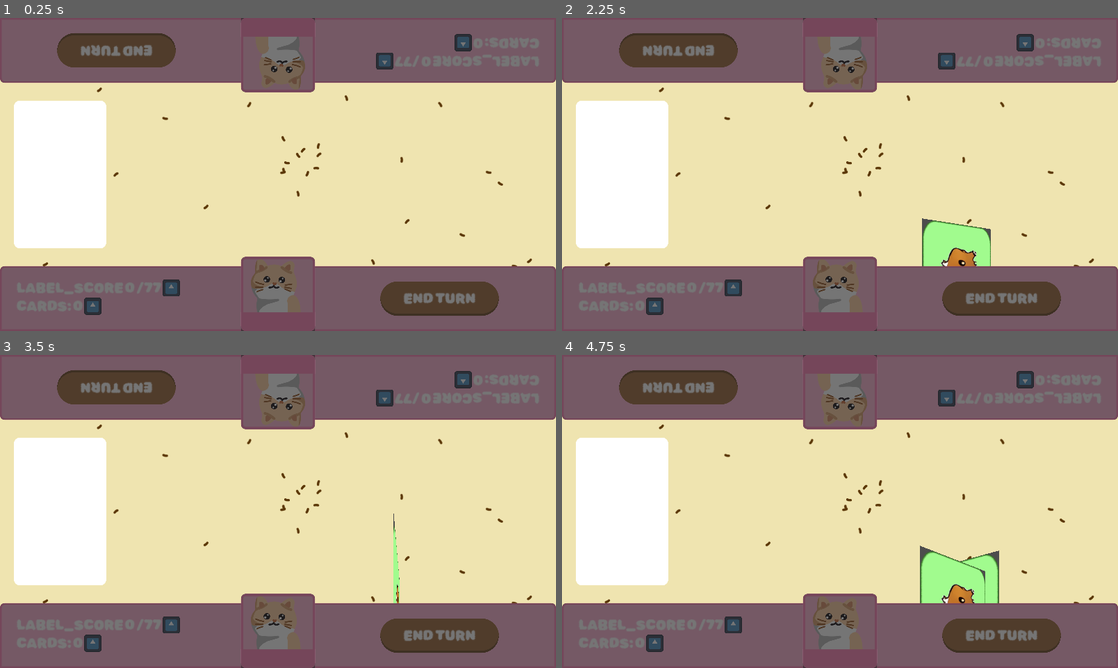
Above: before the commit, frames 1-4 (two rows, left to right).
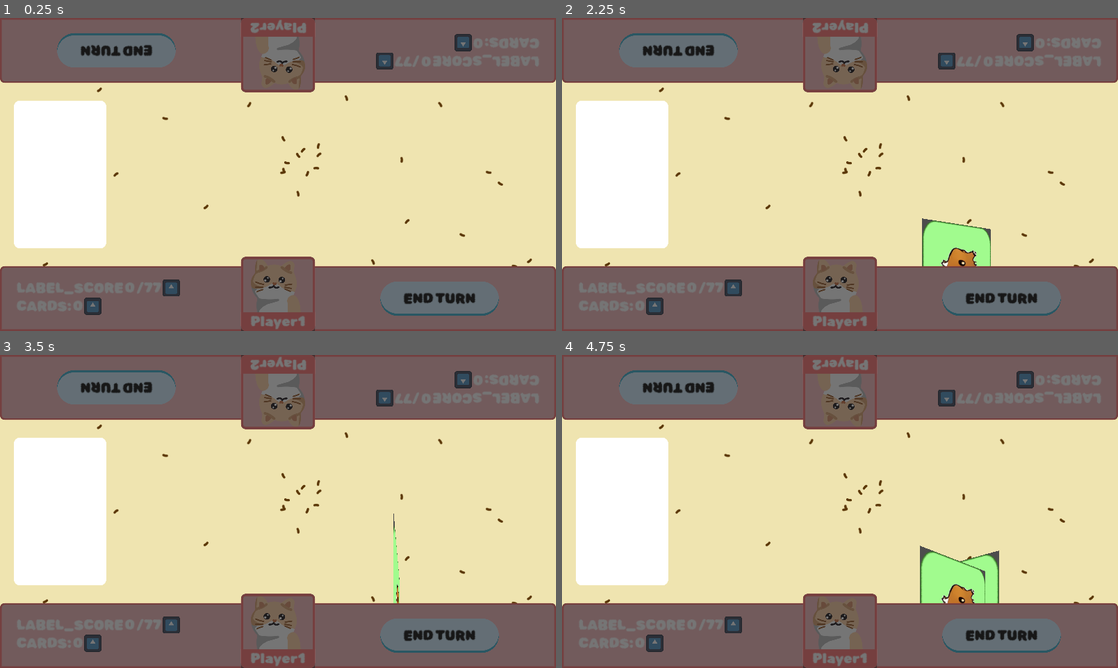
Above: after the commit, the same moments.

Repository: ElQDuck/guinea-piggies
Game: Godot game, scene res://scenes/game.tscn
Same seed, same stepped clock (60 frames per second), same inputs: the game is played once before the commit and once after it. This scene is started directly instead of the project's main scene. The engine's default icon, where the game draws it, is replaced by a stand-in: a white triangle on a blue panel in a dark square.
Inputs (mouse positions are in pixels of both pictures, inside the frame that each line leads up to):
- Up to frame 1 (0.25 s): no input
- Up to frame 2 (2.25 s): click "END TURN" at 0.5 s; click (840, 55) at 1.27 s; click (623, 174) at 2 s
- Up to frame 3 (3.5 s): click "END TURN" at 2.75 s
- Up to frame 4 (4.75 s): click (840, 392) at 3.52 s; click (623, 511) at 4.25 s

The runs differ from the first frame. In frame 1, 7.9% of the frame differs, in the area x 0-100%, y 0-100%; in frame 2, 7.9%; in frame 3, 7.9%; in frame 4, 7.9%.
Error before the commit: Invalid access to property or key 'primary' on a base object of type 'Dictionary'. (res://scripts/player.gd:54)

Commit message:
party hard

Diff:
--- a/scripts/global_vars.gd
+++ b/scripts/global_vars.gd
@@ -2,16 +2,26 @@
 
 # Player 1
 var player_1 = {
-	"name": "",
+	"name": "Player1",
 	"selected_image_index": 0,
-	"color_combinations": {}
+	"color_combinations": {"primary": Color("ff6b6b"),
+	"secondary": Color("f7b7bb"),
+	"font_color": Color("ffffff"),
+	"complementary_primary": Color("2fadcc"),
+	"complementary_secondary": Color("d0ecff"),
+	"complementary_font_color": Color("000000")}
 }
 
 # Player 2
 var player_2 = {
-	"name": "",
+	"name": "Player2",
 	"selected_image_index": 0,
-	"color_combinations": {}
+	"color_combinations": {"primary": Color("ff6b6b"),
+	"secondary": Color("f7b7bb"),
+	"font_color": Color("ffffff"),
+	"complementary_primary": Color("2fadcc"),
+	"complementary_secondary": Color("d0ecff"),
+	"complementary_font_color": Color("000000")}
 }
 
 # Called when the node enters the scene tree for the first time.
--- a/scripts/player.gd
+++ b/scripts/player.gd
@@ -51,6 +51,7 @@
 
 	# ProfileColors
 	var profileBorderStyleBox: StyleBoxFlat = uiProfileImageBorder.get_theme_stylebox("panel").duplicate()
+	profileBorderStyleBox.set("bg_color", colorColection["secondary"])
 	profileBorderStyleBox.set("border_color", colorColection["primary"])
 	uiProfileImageBorder.add_theme_stylebox_override("panel", profileBorderStyleBox)
 	var profileLabelBackgroundStyleBox: StyleBoxFlat = uiNameLabelBackground.get_theme_stylebox("panel").duplicate()
